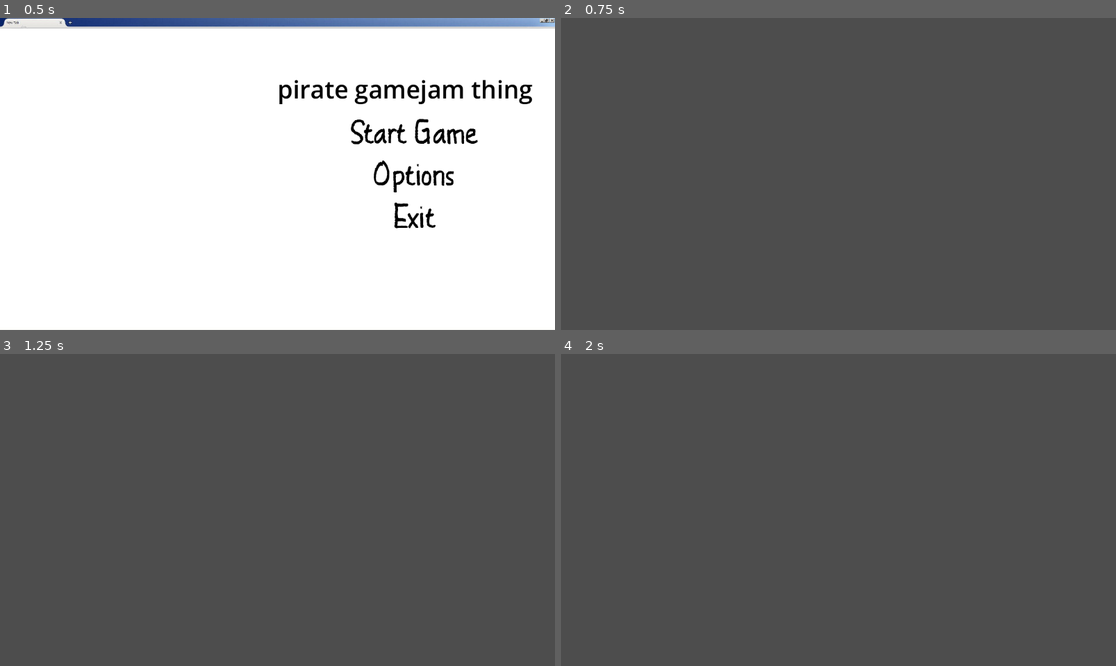
Above: before the commit, frames 1-4 (two rows, left to right).
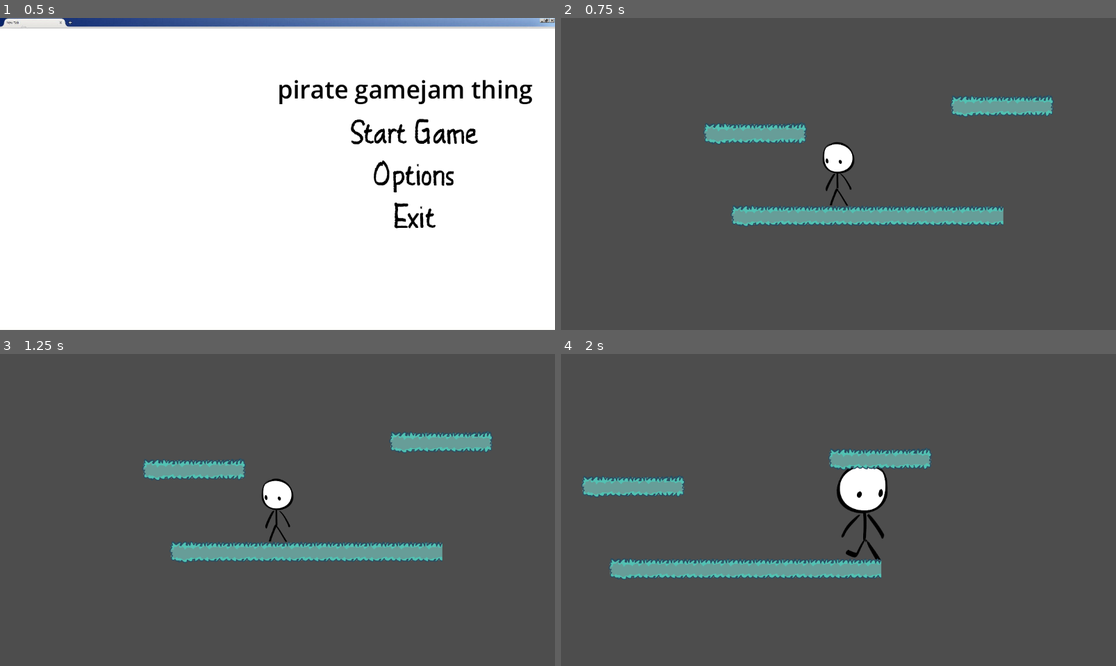
Above: after the commit, the same moments.

Repository: DCEYT/P17-Gamejam-Project
Game: Godot game, scene res://Scenes/main menu.tscn
Two runs of this game, one before a commit and one after it. Both use one fixed random seed, a clock stepped at 60 frames per second and the inputs below.
Inputs:
- Up to frame 1 (0.5 s): no input
- Up to frame 2 (0.75 s): click "Start Game" at 0.5 s
- Up to frame 3 (1.25 s): no input
- Up to frame 4 (2 s): tap Enter at 1.25 s; hold D (Move Right, bound only after the commit) from 1.28 s (still down); tap H (Dash, bound only after the commit) at 1.35 s; tap W (Jump, bound only after the commit) at 1.52, 1.82 s; tap Shift (Run, bound only after the commit) at 1.55 s

Frame 1 is identical in both runs. In frame 2, 5.7% of the frame differs, in the area x 25-89%, y 24-68%; in frame 3, 5.7%; in frame 4, 6.5%, in the area x 3-67%, y 30-73%.

Commit message:
omagahd

Diff:
--- /dev/null
+++ b/Scenes/Player.tscn
@@ -0,0 +1,133 @@
+[gd_scene load_steps=19 format=3 uid="uid://cgrx1qklnvgqu"]
+
+[ext_resource type="Script" path="res://character_body_2d.gd" id="1_i4p6b"]
+[ext_resource type="Texture2D" uid="uid://r6oo61qi7q8u" path="res://Assets/prototype_idle_sheet.png" id="2_88a7w"]
+[ext_resource type="Texture2D" uid="uid://dut0ffh12h45j" path="res://Assets/prototype_run_sheet.png" id="3_221ur"]
+[ext_resource type="Texture2D" uid="uid://b5cuv8p6t6f4m" path="res://Assets/prototype_walk_sheet.png" id="4_lu145"]
+
+[sub_resource type="AtlasTexture" id="AtlasTexture_7m65j"]
+atlas = ExtResource("2_88a7w")
+region = Rect2(0, 0, 150, 300)
+
+[sub_resource type="AtlasTexture" id="AtlasTexture_xdebe"]
+atlas = ExtResource("2_88a7w")
+region = Rect2(150, 0, 150, 300)
+
+[sub_resource type="AtlasTexture" id="AtlasTexture_colxq"]
+atlas = ExtResource("2_88a7w")
+region = Rect2(300, 0, 150, 300)
+
+[sub_resource type="AtlasTexture" id="AtlasTexture_3bqrt"]
+atlas = ExtResource("2_88a7w")
+region = Rect2(450, 0, 150, 300)
+
+[sub_resource type="AtlasTexture" id="AtlasTexture_r5g38"]
+atlas = ExtResource("3_221ur")
+region = Rect2(0, 0, 317, 474)
+
+[sub_resource type="AtlasTexture" id="AtlasTexture_c3cew"]
+atlas = ExtResource("3_221ur")
+region = Rect2(317, 0, 317, 474)
+
+[sub_resource type="AtlasTexture" id="AtlasTexture_7ksey"]
+atlas = ExtResource("3_221ur")
+region = Rect2(634, 0, 317, 474)
+
+[sub_resource type="AtlasTexture" id="AtlasTexture_icgju"]
+atlas = ExtResource("3_221ur")
+region = Rect2(0, 474, 317, 474)
+
+[sub_resource type="AtlasTexture" id="AtlasTexture_sm5dc"]
+atlas = ExtResource("4_lu145")
+region = Rect2(0, 0, 238, 501)
+
+[sub_resource type="AtlasTexture" id="AtlasTexture_1ef77"]
+atlas = ExtResource("4_lu145")
+region = Rect2(238, 0, 238, 501)
+
+[sub_resource type="AtlasTexture" id="AtlasTexture_d5xtu"]
+atlas = ExtResource("4_lu145")
+region = Rect2(476, 0, 238, 501)
+
+[sub_resource type="AtlasTexture" id="AtlasTexture_34hpl"]
+atlas = ExtResource("4_lu145")
+region = Rect2(714, 0, 238, 501)
+
+[sub_resource type="SpriteFrames" id="SpriteFrames_vejqs"]
+animations = [{
+"frames": [{
+"duration": 1.0,
+"texture": SubResource("AtlasTexture_7m65j")
+}, {
+"duration": 1.0,
+"texture": SubResource("AtlasTexture_xdebe")
+}, {
+"duration": 1.0,
+"texture": SubResource("AtlasTexture_colxq")
+}, {
+"duration": 1.0,
+"texture": SubResource("AtlasTexture_3bqrt")
+}],
+"loop": true,
+"name": &"idle",
+"speed": 12.0
+}, {
+"frames": [{
+"duration": 1.0,
+"texture": SubResource("AtlasTexture_r5g38")
+}, {
+"duration": 1.0,
+"texture": SubResource("AtlasTexture_c3cew")
+}, {
+"duration": 1.0,
+"texture": SubResource("AtlasTexture_7ksey")
+}, {
+"duration": 1.0,
+"texture": SubResource("AtlasTexture_icgju")
+}],
+"loop": true,
+"name": &"run",
+"speed": 12.0
+}, {
+"frames": [{
+"duration": 1.0,
+"texture": SubResource("AtlasTexture_sm5dc")
+}, {
+"duration": 1.0,
+"texture": SubResource("AtlasTexture_1ef77")
+}, {
+"duration": 1.0,
+"texture": SubResource("AtlasTexture_d5xtu")
+}, {
+"duration": 1.0,
+"texture": SubResource("AtlasTexture_34hpl")
+}],
+"loop": true,
+"name": &"walk",
+"speed": 12.0
+}]
+
+[sub_resource type="CapsuleShape2D" id="CapsuleShape2D_ds0dt"]
+radius = 84.0
+height = 300.0
+
+[node name="Player" type="CharacterBody2D"]
+script = ExtResource("1_i4p6b")
+
+[node name="AnimatedSprite2D" type="AnimatedSprite2D" parent="."]
+sprite_frames = SubResource("SpriteFrames_vejqs")
+animation = &"walk"
+autoplay = "idle"
+frame_progress = 0.0246448
+
+[node name="CollisionShape2D" type="CollisionShape2D" parent="."]
+shape = SubResource("CapsuleShape2D_ds0dt")
+
+[node name="Dash_Timer" type="Timer" parent="."]
+wait_time = 0.2
+
+[node name="Can_Dash_Timer" type="Timer" parent="."]
+wait_time = 0.75
+
+[connection signal="timeout" from="Dash_Timer" to="." method="_on_dash_timer_timeout"]
+[connection signal="timeout" from="Can_Dash_Timer" to="." method="_on_can_dash_timer_timeout"]
--- a/Scenes/main.tscn
+++ b/Scenes/main.tscn
@@ -1,3 +1,186 @@
-[gd_scene format=3 uid="uid://bywnunyaulyd4"]
+[gd_scene load_steps=5 format=3 uid="uid://bywnunyaulyd4"]
+
+[ext_resource type="PackedScene" uid="uid://cgrx1qklnvgqu" path="res://Scenes/Player.tscn" id="1_ajrrl"]
+[ext_resource type="Texture2D" uid="uid://g7d3p61y7nt" path="res://TEST TILE/D0EDC67C-EB51-4C80-9FFA-D28F5907A6D0.png" id="2_7rnhn"]
+
+[sub_resource type="TileSetAtlasSource" id="TileSetAtlasSource_spndk"]
+texture = ExtResource("2_7rnhn")
+texture_region_size = Vector2i(128, 128)
+20:24/0 = 0
+21:24/0 = 0
+1:25/0 = 0
+2:25/0 = 0
+3:25/0 = 0
+4:25/0 = 0
+5:25/0 = 0
+6:25/0 = 0
+7:25/0 = 0
+8:25/0 = 0
+9:25/0 = 0
+10:25/0 = 0
+11:25/0 = 0
+12:25/0 = 0
+13:25/0 = 0
+14:25/0 = 0
+15:25/0 = 0
+16:25/0 = 0
+17:25/0 = 0
+18:25/0 = 0
+19:25/0 = 0
+20:25/0 = 0
+21:25/0 = 0
+22:25/0 = 0
+0:26/0 = 0
+1:26/0 = 0
+2:26/0 = 0
+3:26/0 = 0
+4:26/0 = 0
+5:26/0 = 0
+6:26/0 = 0
+7:26/0 = 0
+8:26/0 = 0
+9:26/0 = 0
+10:26/0 = 0
+11:26/0 = 0
+12:26/0 = 0
+13:26/0 = 0
+14:26/0 = 0
+15:26/0 = 0
+16:26/0 = 0
+17:26/0 = 0
+18:26/0 = 0
+19:26/0 = 0
+20:26/0 = 0
+21:26/0 = 0
+22:26/0 = 0
+0:27/0 = 0
+1:27/0 = 0
+2:27/0 = 0
+3:27/0 = 0
+4:27/0 = 0
+5:27/0 = 0
+6:27/0 = 0
+7:27/0 = 0
+8:27/0 = 0
+9:27/0 = 0
+10:27/0 = 0
+11:27/0 = 0
+12:27/0 = 0
+13:27/0 = 0
+14:27/0 = 0
+15:27/0 = 0
+16:27/0 = 0
+17:27/0 = 0
+18:27/0 = 0
+19:27/0 = 0
+20:27/0 = 0
+21:27/0 = 0
+22:27/0 = 0
+0:28/0 = 0
+1:28/0 = 0
+2:28/0 = 0
+3:28/0 = 0
+4:28/0 = 0
+5:28/0 = 0
+6:28/0 = 0
+7:28/0 = 0
+8:28/0 = 0
+9:28/0 = 0
+10:28/0 = 0
+11:28/0 = 0
+12:28/0 = 0
+13:28/0 = 0
+14:28/0 = 0
+15:28/0 = 0
+16:28/0 = 0
+17:28/0 = 0
+18:28/0 = 0
+19:28/0 = 0
+20:28/0 = 0
+21:28/0 = 0
+22:28/0 = 0
+0:29/0 = 0
+1:29/0 = 0
+2:29/0 = 0
+3:29/0 = 0
+4:29/0 = 0
+5:29/0 = 0
+6:29/0 = 0
+7:29/0 = 0
+8:29/0 = 0
+9:29/0 = 0
+10:29/0 = 0
+11:29/0 = 0
+12:29/0 = 0
+13:29/0 = 0
+14:29/0 = 0
+15:29/0 = 0
+16:29/0 = 0
+17:29/0 = 0
+18:29/0 = 0
+19:29/0 = 0
+20:29/0 = 0
+21:29/0 = 0
+22:29/0 = 0
+0:30/0 = 0
+1:30/0 = 0
+2:30/0 = 0
+3:30/0 = 0
+4:30/0 = 0
+5:30/0 = 0
+6:30/0 = 0
+7:30/0 = 0
+8:30/0 = 0
+9:30/0 = 0
+10:30/0 = 0
+11:30/0 = 0
+12:30/0 = 0
+13:30/0 = 0
+14:30/0 = 0
+15:30/0 = 0
+16:30/0 = 0
+17:30/0 = 0
+18:30/0 = 0
+19:30/0 = 0
+20:30/0 = 0
+21:30/0 = 0
+22:30/0 = 0
+3:31/0 = 0
+4:31/0 = 0
+5:31/0 = 0
+6:31/0 = 0
+7:31/0 = 0
+8:31/0 = 0
+11:31/0 = 0
+12:31/0 = 0
+13:31/0 = 0
+14:31/0 = 0
+17:31/0 = 0
+18:31/0 = 0
+19:31/0 = 0
+20:31/0 = 0
+21:31/0 = 0
+0:3/0 = 0
+0:3/0/physics_layer_0/polygon_0/points = PackedVector2Array(-46, -43, 64, -43, 64, 47, -44, 45)
+1:3/0 = 0
+1:3/0/physics_layer_0/polygon_0/points = PackedVector2Array(64, -43, -64, -43, -64, 47, 64, 46)
+2:3/0 = 0
+2:3/0/physics_layer_0/polygon_0/points = PackedVector2Array(-64, -43, 40, -43, 37, 44, -64, 46)
+
+[sub_resource type="TileSet" id="TileSet_pghlk"]
+tile_size = Vector2i(128, 128)
+physics_layer_0/collision_layer = 1
+sources/0 = SubResource("TileSetAtlasSource_spndk")
 
 [node name="Node2D" type="Node2D"]
+
+[node name="CharacterBody2D" parent="." instance=ExtResource("1_ajrrl")]
+
+[node name="Camera2D" type="Camera2D" parent="CharacterBody2D"]
+zoom = Vector2(0.445, 0.445)
+position_smoothing_enabled = true
+
+[node name="TileMap" type="TileMap" parent="."]
+tile_set = SubResource("TileSet_pghlk")
+format = 2
+layer_0/tile_data = PackedInt32Array(131071, 65536, 3, 65536, 65536, 3, 65537, 65536, 3, 131068, 0, 3, 131069, 65536, 3, 131070, 65536, 3, 65538, 65536, 3, 65539, 65536, 3, 65540, 65536, 3, 65541, 65536, 3, -65540, 65536, 3, -65539, 65536, 3, -196603, 65536, 3, -196602, 65536, 3, -65541, 0, 3, -196604, 0, 3, -65538, 131072, 3, -196601, 131072, 3)
--- /dev/null
+++ b/character_body_2d.gd
@@ -0,0 +1,69 @@
+extends CharacterBody2D
+
+@onready var animated_sprite_2d: AnimatedSprite2D = $AnimatedSprite2D
+
+const SPEED = 500
+const JUMP_VELOCITY = -900
+
+const RUN_SPEED = 600
+const DOWN_SPEED = 500
+const DASH_SPEED = 2000
+var running = false
+var dashing = false
+var can_dash = true
+
+func _physics_process(delta: float) -> void:
+	# Add the gravity.
+	if not is_on_floor():
+		velocity += get_gravity() * delta
+
+	# Handle jump.
+	if Input.is_action_just_pressed("Jump") and is_on_floor():
+		velocity.y = JUMP_VELOCITY
+
+	if Input.is_action_just_pressed("Move Down") and not is_on_floor():
+		velocity.y = 0
+		velocity.y += DOWN_SPEED
+
+	if Input.is_action_just_pressed("Dash") and can_dash:
+		dashing = true
+		can_dash = false
+		print("dash")
+		$Dash_Timer.start()
+		$Can_Dash_Timer.start()
+
+	if Input.is_action_just_pressed("Run"):
+		running = true
+
+	if Input.is_action_just_released("Run"):
+		running = false
+
+	if Input.is_action_just_pressed("Move Left"):
+		animated_sprite_2d.flip_h = false
+	elif Input.is_action_just_pressed("Move Right"):
+		animated_sprite_2d.flip_h = true
+	# Get the input direction and handle the movement/deceleration.
+	# As good practice, you should replace UI actions with custom gameplay actions.
+	var direction := Input.get_axis("Move Left", "Move Right")
+	if direction:
+		if dashing:
+			velocity.x = direction * DASH_SPEED
+		elif running:
+			animated_sprite_2d.animation = "run"
+			velocity.x = direction * RUN_SPEED
+		else:
+			animated_sprite_2d.animation = "walk"
+			velocity.x = direction * SPEED
+	else:
+		animated_sprite_2d.animation = "idle"
+		velocity.x = move_toward(velocity.x, 0, SPEED)
+
+	move_and_slide()
+
+
+func _on_dash_timer_timeout() -> void:
+	dashing = false
+
+
+func _on_can_dash_timer_timeout() -> void:
+	can_dash = true
--- a/project.godot
+++ b/project.godot
@@ -15,6 +15,45 @@
 config/features=PackedStringArray("4.3", "GL Compatibility")
 config/icon="res://Assets/icon.svg"
 
+[input]
+
+"Move Right"={
+"deadzone": 0.5,
+"events": [Object(InputEventKey,"resource_local_to_scene":false,"resource_name":"","device":-1,"window_id":0,"alt_pressed":false,"shift_pressed":false,"ctrl_pressed":false,"meta_pressed":false,"pressed":false,"keycode":0,"physical_keycode":68,"key_label":0,"unicode":100,"location":0,"echo":false,"script":null)
+]
+}
+"Move Left"={
+"deadzone": 0.5,
+"events": [Object(InputEventKey,"resource_local_to_scene":false,"resource_name":"","device":-1,"window_id":0,"alt_pressed":false,"shift_pressed":false,"ctrl_pressed":false,"meta_pressed":false,"pressed":false,"keycode":0,"physical_keycode":65,"key_label":0,"unicode":97,"location":0,"echo":false,"script":null)
+]
+}
+"Move Down"={
+"deadzone": 0.5,
+"events": [Object(InputEventKey,"resource_local_to_scene":false,"resource_name":"","device":-1,"window_id":0,"alt_pressed":false,"shift_pressed":false,"ctrl_pressed":false,"meta_pressed":false,"pressed":false,"keycode":0,"physical_keycode":83,"key_label":0,"unicode":115,"location":0,"echo":false,"script":null)
+]
+}
+Jump={
+"deadzone": 0.5,
+"events": [Object(InputEventKey,"resource_local_to_scene":false,"resource_name":"","device":-1,"window_id":0,"alt_pressed":false,"shift_pressed":false,"ctrl_pressed":false,"meta_pressed":false,"pressed":false,"keycode":0,"physical_keycode":87,"key_label":0,"unicode":119,"location":0,"echo":false,"script":null)
+, Object(InputEventKey,"resource_local_to_scene":false,"resource_name":"","device":-1,"window_id":0,"alt_pressed":false,"shift_pressed":false,"ctrl_pressed":false,"meta_pressed":false,"pressed":false,"keycode":0,"physical_keycode":32,"key_label":0,"unicode":32,"location":0,"echo":false,"script":null)
+]
+}
+Attack={
+"deadzone": 0.5,
+"events": [Object(InputEventKey,"resource_local_to_scene":false,"resource_name":"","device":-1,"window_id":0,"alt_pressed":false,"shift_pressed":false,"ctrl_pressed":false,"meta_pressed":false,"pressed":false,"keycode":0,"physical_keycode":74,"key_label":0,"unicode":106,"location":0,"echo":false,"script":null)
+]
+}
+Dash={
+"deadzone": 0.5,
+"events": [Object(InputEventKey,"resource_local_to_scene":false,"resource_name":"","device":-1,"window_id":0,"alt_pressed":false,"shift_pressed":false,"ctrl_pressed":false,"meta_pressed":false,"pressed":false,"keycode":0,"physical_keycode":72,"key_label":0,"unicode":104,"location":0,"echo":false,"script":null)
+]
+}
+Run={
+"deadzone": 0.5,
+"events": [Object(InputEventKey,"resource_local_to_scene":false,"resource_name":"","device":-1,"window_id":0,"alt_pressed":false,"shift_pressed":false,"ctrl_pressed":false,"meta_pressed":false,"pressed":false,"keycode":0,"physical_keycode":4194325,"key_label":0,"unicode":0,"location":0,"echo":false,"script":null)
+]
+}
+
 [rendering]
 
 renderer/rendering_method="gl_compatibility"
Binary file added: Assets/prototype_idle_sheet.png
Not shown, added: Assets/prototype_idle_sheet.png.import
Binary file added: Assets/prototype_run_sheet.png
Not shown, added: Assets/prototype_run_sheet.png.import
Binary file added: Assets/prototype_walk_sheet.png
Not shown, added: Assets/prototype_walk_sheet.png.import
